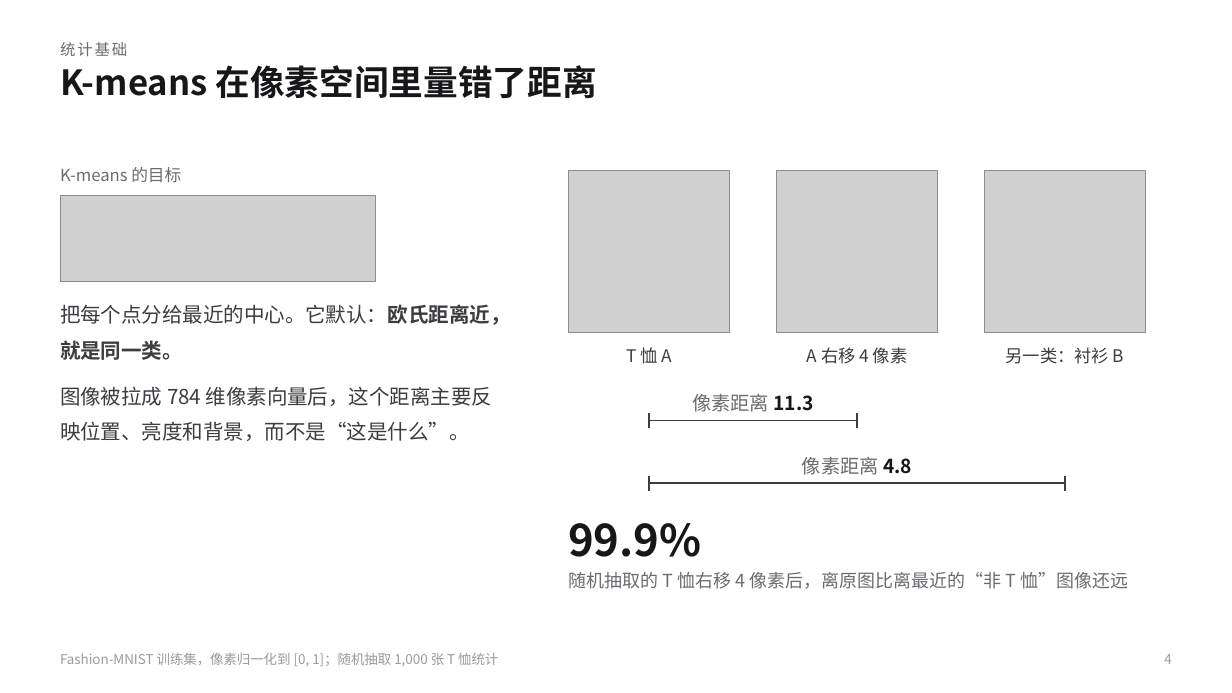
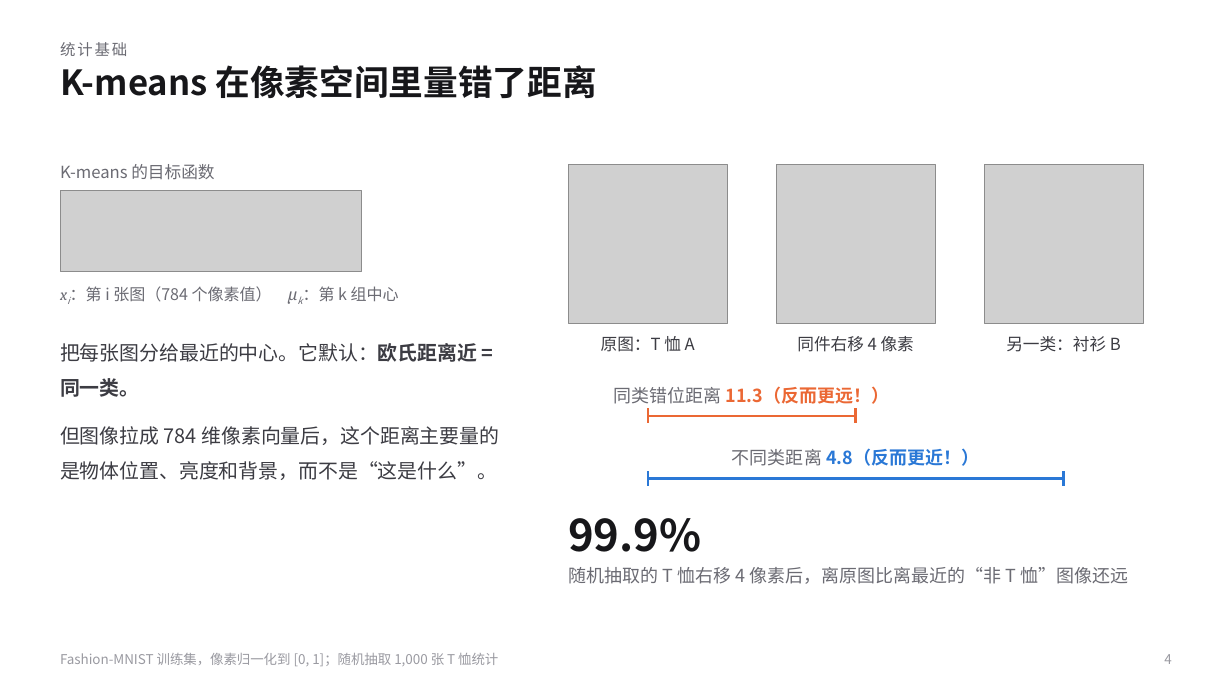
Before and after one commit to KQYaili/DeepClustering-Survey, a slide deck: slide 4 of presentation/deep-clustering-evolution-selection-guide.pptx. Drawn at 1232x693 pixels with LibreOffice and Linux fonts; fonts in the diff are those of the drawing; grey boxes stand for pictures. Boxes give left, top, right and bottom in pixels: in the first picture for what was removed or moved away, otherwise in the second. Text is boxed around its words. In the diff, an @@ line names an element or a change of style, - is before the commit and + after.

```diff
--- a/presentation/deep-clustering-evolution-selection-guide.pptx
+++ b/presentation/deep-clustering-evolution-selection-guide.pptx
@@ text at [60, 164, 214, 180]: text changed @@
-K-means 的目标
+K-means 的目标函数
@@ picture: place and size @@
-picture at [568, 171, 730, 333]
+picture at [568, 165, 727, 323]
@@ picture: place and size @@
-picture at [776, 171, 938, 333]
+picture at [776, 165, 935, 323]
@@ picture: place and size @@
-picture at [984, 171, 1146, 333]
+picture at [984, 165, 1143, 323]
@@ picture: place and size @@
-picture at [60, 196, 375, 281]
+picture at [60, 190, 361, 272]
@@ text added at [70, 286, 399, 302], 12.5 pt, text #6B6B73 @@
+xi：第 i 张图（784 个像素值） μk：第 k 组中心
@@ text at [60, 343, 499, 480]: text changed; size 16 to 15.5 pt @@
-把每个点分给最近的中心。它默认：欧氏距离近，就是同一类。
-图像被拉成 784 维像素向量后，这个距离主要反映位置、亮度和背景，而不是“这是什么”。
+把每张图分给最近的中心。它默认：欧氏距离近 = 同一类。
+但图像拉成 784 维像素向量后，这个距离主要量的是物体位置、亮度和背景，而不是“这是什么”。
@@ text at [601, 336, 695, 352]: text changed; size 13.5 to 13 pt @@
-T 恤 A
+原图：T 恤 A
@@ text at [797, 336, 914, 352]: text changed; size 13.5 to 13 pt @@
-A 右移 4 像素
+同件右移 4 像素
@@ text "另一类：衬衫 B": place and size @@
-text "另一类：衬衫 B" at [1006, 347, 1124, 364]
+text "另一类：衬衫 B" at [1006, 336, 1121, 352]
@@ text "另一类：衬衫 B" at [1006, 336, 1121, 352]: size 13.5 to 13 pt @@
@@ text at [614, 386, 890, 404]: text changed; size 15 to 14 pt; text colour #6B6B73 to #EB6834; bold on @@
-像素距离 11.3
+同类错位距离 11.3（反而更远！）
@@ line moved from (858, 413) - (858, 428) to (648, 409) - (648, 423) @@
@@ line (648, 409) - (648, 423): stroke #3C3C43 1.25 pt to #EB6834 1.8 pt @@
@@ line (648, 416) - (856, 416): stroke #3C3C43 1.25 pt to #EB6834 1.8 pt @@
@@ line removed from (650, 413) to (650, 428) @@
@@ line added from (856, 409) to (856, 423), #EB6834 1.8 pt @@
@@ text at [732, 448, 979, 466]: text changed; size 15 to 14 pt; text colour #6B6B73 to #2A78D6; bold on @@
-像素距离 4.8
+不同类距离 4.8（反而更近！）
@@ 2 texts, 2 lines: place and size @@
-2 texts, 2 lines at [568, 421, 1128, 589]
+2 texts, 2 lines at [568, 416, 1128, 584]
@@ line moved from (1066, 476) - (1066, 491) to (648, 471) - (648, 486) @@
@@ line (648, 471) - (648, 486): stroke #3C3C43 1.25 pt to #2A78D6 1.8 pt @@
@@ line (648, 479) - (1064, 479): stroke #3C3C43 1.25 pt to #2A78D6 1.8 pt @@
@@ line removed from (650, 476) to (650, 491) @@
@@ line added from (1064, 471) to (1064, 486), #2A78D6 1.8 pt @@
```
Also in this commit, not shown: 28 other slides changed, 17 other files.
